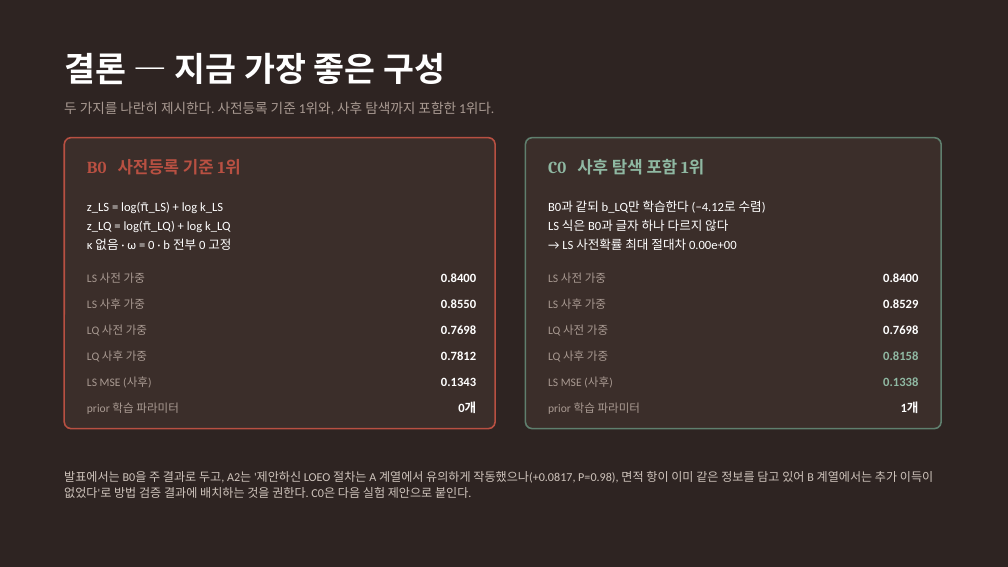
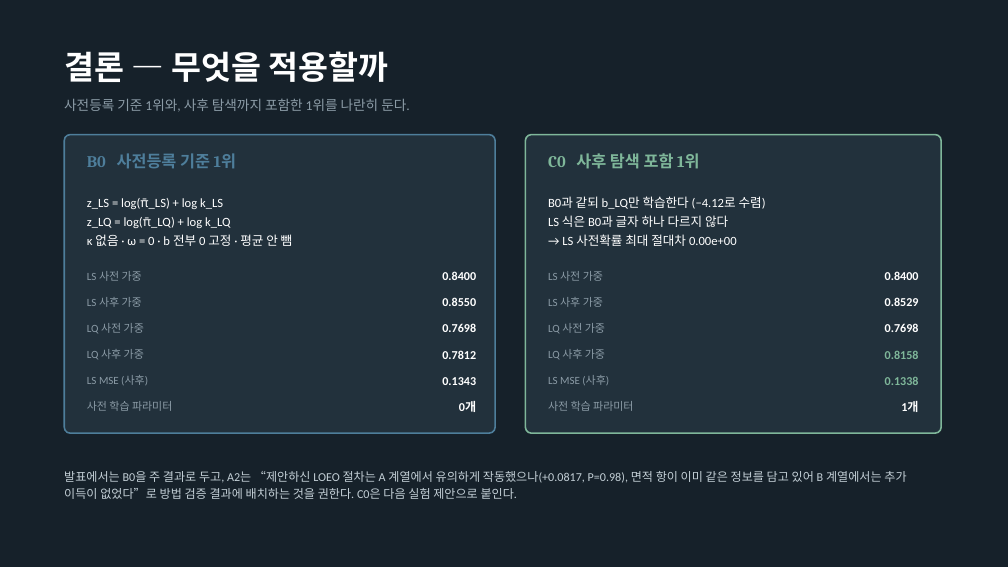
Before and after one commit to minji1217/pilotA, a slide deck: slide 15 of results/deck/LOEO_발표자료.pptx (slide 13 before the commit). Drawn at 1008x567 pixels with LibreOffice and Linux fonts; fonts in the diff are those of the drawing. Boxes give left, top, right and bottom in pixels: in the first picture for what was removed or moved away, otherwise in the second. Text is boxed around its words. In the diff, an @@ line names an element or a change of style, - is before the commit and + after.

```diff
--- a/results/deck/LOEO_발표자료.pptx
+++ b/results/deck/LOEO_발표자료.pptx
@@ background #2E2422 to #16212A @@
@@ text at [64, 51, 389, 82]: text changed; size 32 to 31 pt @@
-결론 — 지금 가장 좋은 구성
+결론 — 무엇을 적용할까
@@ text at [64, 98, 409, 112]: text changed; text colour #A99A92 to #8B9BA6 @@
-두 가지를 나란히 제시한다. 사전등록 기준 1위와, 사후 탐색까지 포함한 1위다.
+사전등록 기준 1위와, 사후 탐색까지 포함한 1위를 나란히 둔다.
@@ rounded rectangle: place and size @@
-rounded rectangle at [64, 138, 495, 429]
+rounded rectangle at [64, 135, 495, 433]
@@ rounded rectangle at [64, 135, 495, 433]: fill #3B2E2A to #22313C; outline #B85042 1.5 pt to #4E7E9B 1.5 pt; proportions changed @@
@@ text "B0 사전등록 기준 1위" at [87, 153, 236, 169]: size 16 to 15.5 pt, text colour #B85042 to #4E7E9B @@
@@ rounded rectangle: place and size @@
-rounded rectangle at [526, 138, 941, 429]
+rounded rectangle at [526, 135, 941, 433]
@@ rounded rectangle at [526, 135, 941, 433]: fill #3B2E2A to #22313C; outline #5F7F6E 1.5 pt to #7FB79A 1.5 pt; proportions changed @@
@@ text "C0 사후 탐색 포함 1위" at [548, 153, 699, 169]: size 16 to 15.5 pt, text colour #8FB8A2 to #7FB79A @@
@@ text "B0과 같되 b_LQ만 학습한다 (−4.12로 ...": place and size @@
-text "B0과 같되 b_LQ만 학습한다 (−4.12로 ..." at [548, 200, 766, 250]
+text "B0과 같되 b_LQ만 학습한다 (−4.12로 ..." at [548, 196, 766, 246]
@@ text at [87, 234, 293, 246]: text changed @@
-κ 없음 · ω = 0 · b 전부 0 고정
+κ 없음 · ω = 0 · b 전부 0 고정 · 평균 안 뺌
@@ text "0.8158" at [885, 351, 919, 359]: size 12 to 11.5 pt, text colour #8FB8A2 to #7FB79A @@
@@ size 11 to 10.5 pt, text colour #A99A92 to #8B9BA6 in 10 elements at [87, 349, 144, 359], [548, 349, 605, 359], [548, 323, 605, 333], [87, 323, 144, 333], [87, 271, 142, 281], [87, 297, 142, 307], [548, 271, 603, 281], [548, 297, 603, 307], [87, 375, 148, 385], [548, 375, 609, 385] @@
@@ text "0.1338" at [885, 377, 919, 385]: size 12 to 11.5 pt, text colour #8FB8A2 to #7FB79A @@
@@ text at [87, 401, 172, 411]: text changed; size 11 to 10.5 pt; text colour #A99A92 to #8B9BA6 @@
-prior 학습 파라미터
+사전 학습 파라미터
@@ text at [548, 401, 633, 411]: text changed; size 11 to 10.5 pt; text colour #A99A92 to #8B9BA6 @@
-prior 학습 파라미터
+사전 학습 파라미터
@@ size 12 to 11.5 pt in 10 elements at [442, 350, 476, 359], [442, 323, 476, 332], [885, 323, 919, 332], [442, 271, 476, 280], [442, 297, 476, 306], [885, 271, 919, 280], [885, 297, 919, 306], [442, 377, 476, 385], [459, 401, 476, 412], [901, 401, 918, 412] @@
@@ text at [64, 471, 906, 499]: text changed; text colour #CFC4BC to #C3CFD6 @@
-발표에서는 B0을 주 결과로 두고, A2는 '제안하신 LOEO 절차는 A 계열에서 유의하게 작동했으나(+0.0817, P=0.98), 면적 항이 이미 같은 정보를 담고 있어 B 계열에서는 추가 이득이 없었다'로 방법 검증 결과에 배치하는 것을 권한다. C0은 다음 실험 제안으로 붙인다.
+발표에서는 B0을 주 결과로 두고, A2는 “제안하신 LOEO 절차는 A 계열에서 유의하게 작동했으나(+0.0817, P=0.98), 면적 항이 이미 같은 정보를 담고 있어 B 계열에서는 추가 이득이 없었다”로 방법 검증 결과에 배치하는 것을 권한다. C0은 다음 실험 제안으로 붙인다.
```
Also in this commit, not shown: 11 other slides changed, 4 slides added, 2 slides removed, 2 other files.
